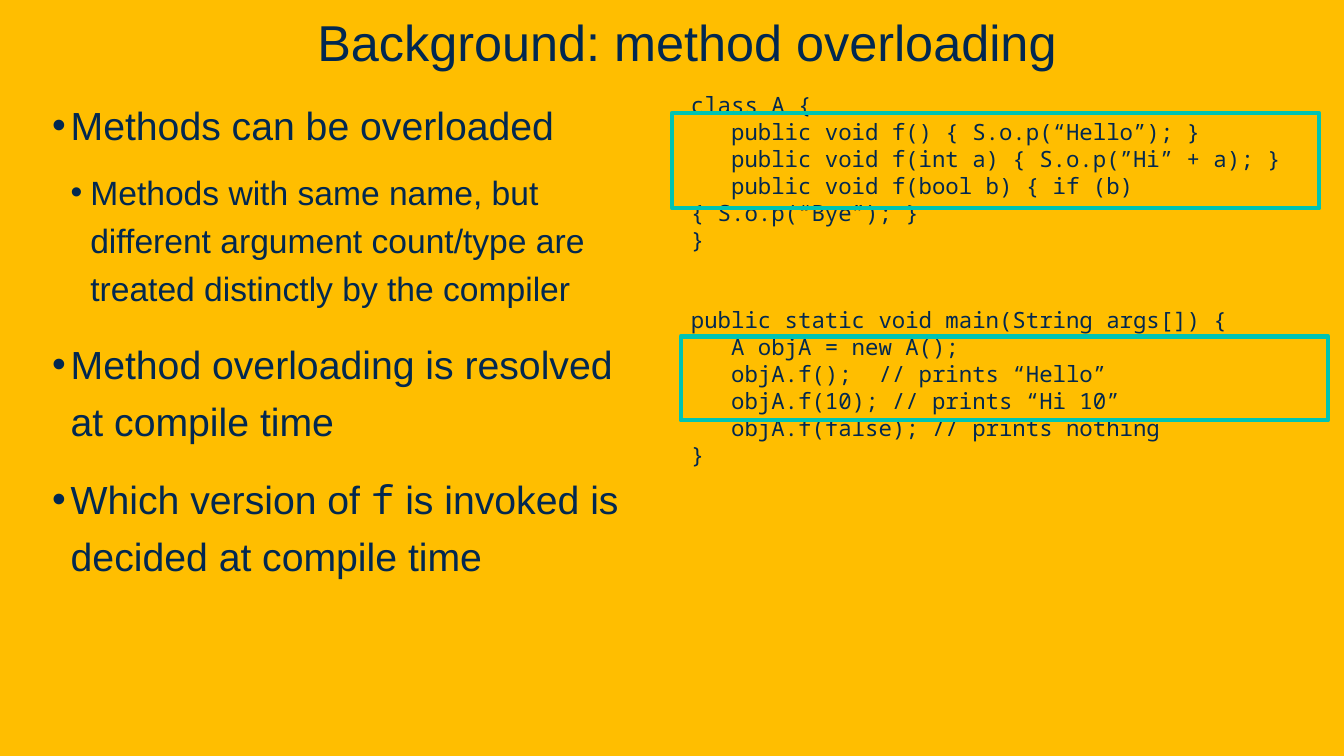
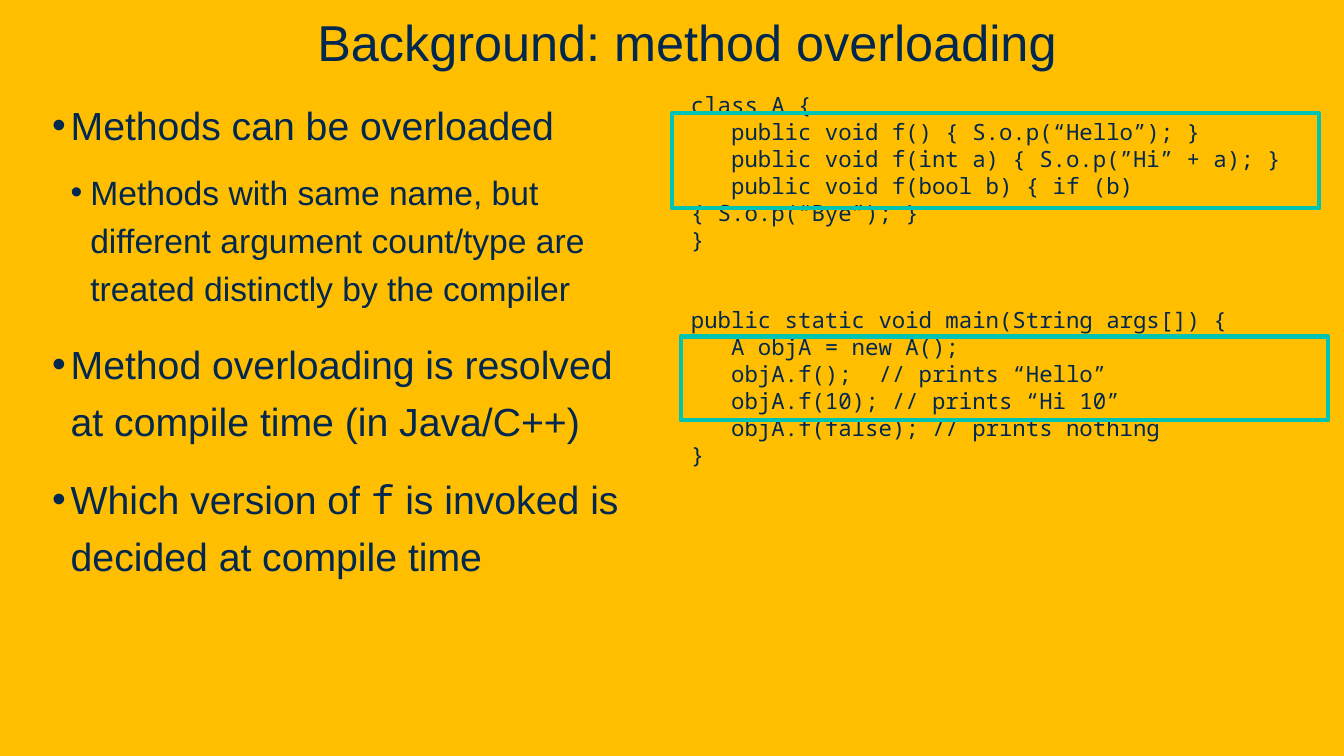
Before and after one commit to davsec-teaching/ECS_160, a slide deck: slide 107 of slides/DesignPatterns.pptx. Drawn at 1344x756 pixels with LibreOffice and Linux fonts; fonts in the diff are those of the drawing; background and template pictures are left out. Boxes give left, top, right and bottom in pixels: in the first picture for what was removed or moved away, otherwise in the second. Text is boxed around its words. In the diff, an @@ line names an element or a change of style, - is before the commit and + after.

Commit message:
update Reflection slides and design patterns bugs

```diff
--- a/slides/DesignPatterns.pptx
+++ b/slides/DesignPatterns.pptx
@@ text at [71,350,613,444]: text changed @@
-• Method overloading is resolved at compile time
+• Method overloading is resolved at compile time (in Java/C++)
```
Also in this commit, not shown: 2 other files.
